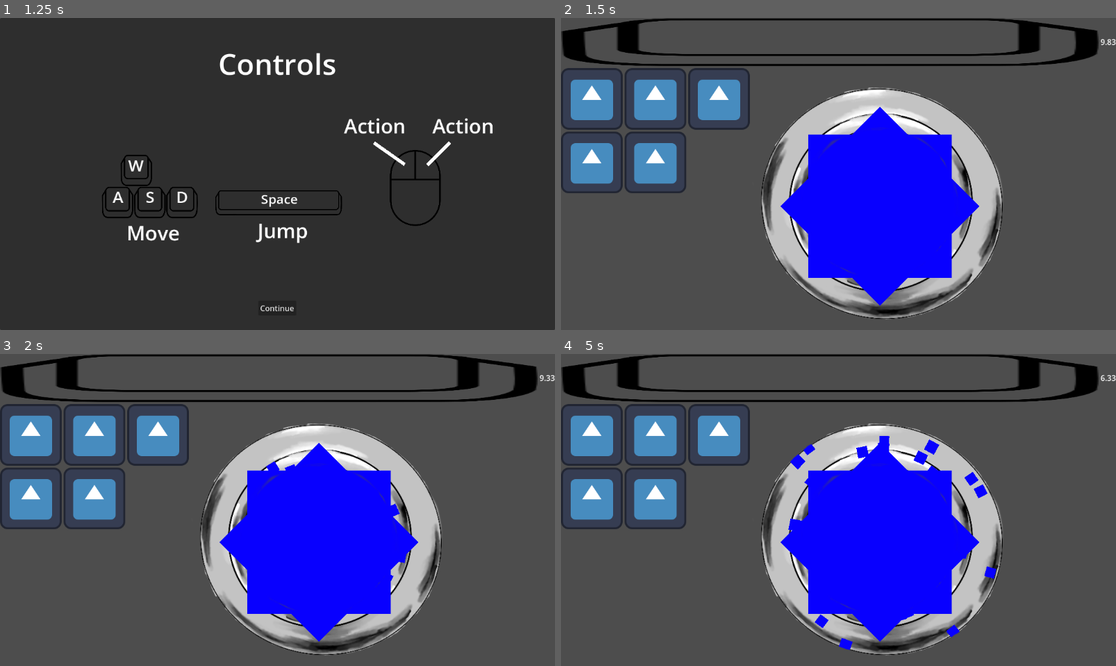
Above: before the commit, frames 1-4 (two rows, left to right).
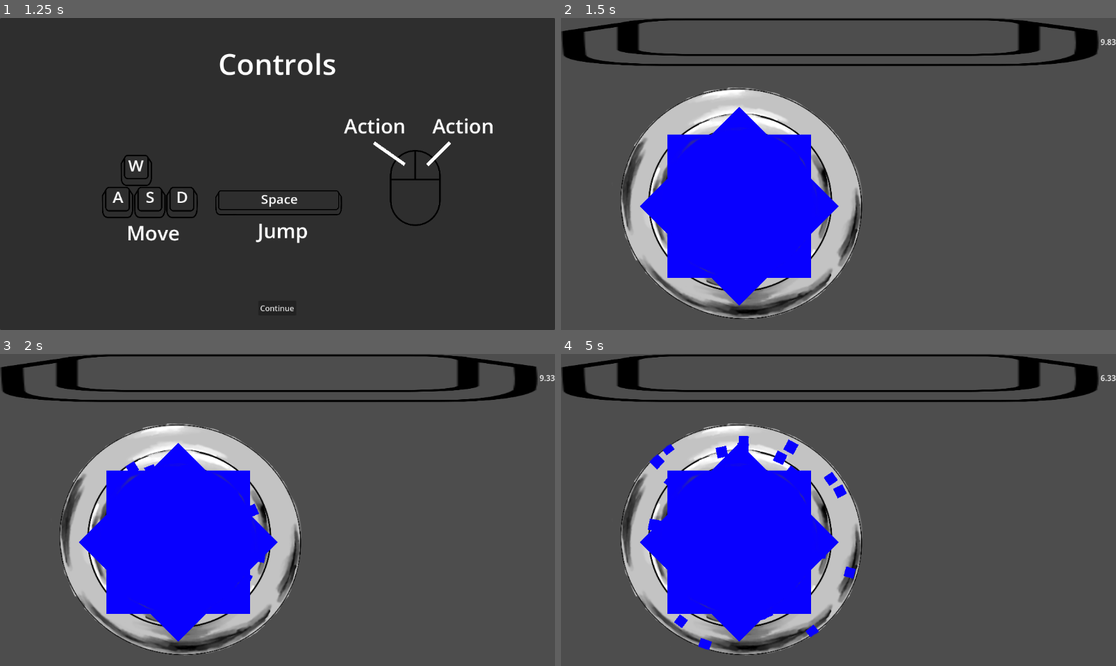
Above: after the commit, the same moments.

Repository: KIT-GameJam/Firework-Craft
Game: Godot game, scene res://gamemanager/gamemanager.tscn
Two runs of this game, one before a commit and one after it. Both use one fixed random seed, a clock stepped at 60 frames per second and the inputs below. The engine's default icon, where the game draws it, is replaced by a stand-in: a white triangle on a blue panel in a dark square.
Inputs (mouse positions are in pixels of both pictures, inside the frame that each line leads up to):
- Up to frame 1 (1.25 s): click "Start" at 0.5 s
- Up to frame 2 (1.5 s): click "Continue" at 1.25 s
- Up to frame 3 (2 s): no input
- Up to frame 4 (5 s): tap Enter at 2 s; move the mouse to (866, 510) at 2.02 s; hold W (move_up) from 2.03 s (still down); move the mouse to (810, 510) at 2.77 s; move the mouse to (849, 503) at 3.52 s; move the mouse to (832, 516) at 4.27 s

Frame 1 is identical in both runs. In frame 2, 44% of the frame differs, in the area x 0-80%, y 16-97%; in frame 3, 44%; in frame 4, 44%.

Commit message:
mouse is visible

Diff:
--- a/entities/Ingredients/abstractIngredient.gd
+++ b/entities/Ingredients/abstractIngredient.gd
@@ -17,3 +17,6 @@
 	set_drag_preview(preview)
 	# Return resource as drag data
 	return resourceData;
+
+func mouse_entered() -> void:
+	print("grab")
--- a/entities/Ingredients/abstractIngredient.tscn
+++ b/entities/Ingredients/abstractIngredient.tscn
@@ -1,11 +1,10 @@
 [gd_scene load_steps=2 format=3 uid="uid://d5ph0vlkp1tu"]
 
-[ext_resource type="Texture2D" uid="uid://ctem8rfvq44vw" path="res://textures/placeholder.png" id="1_21ln5"]
+[ext_resource type="Script" uid="uid://dng7n4had58ry" path="res://entities/Ingredients/abstractIngredient.gd" id="1_8uneu"]
 
-[node name="AbstractResourceObject" type="Node2D"]
-
-[node name="TextureRect" type="TextureRect" parent="."]
-texture_filter = 1
+[node name="AbstractResourceObject" type="TextureRect"]
 offset_right = 261.0
 offset_bottom = 261.0
-texture = ExtResource("1_21ln5")
+script = ExtResource("1_8uneu")
+
+[connection signal="mouse_entered" from="." to="." method="mouse_entered"]
--- /dev/null
+++ b/entities/Ingredients/banana_ingredient.tscn
@@ -0,0 +1,8 @@
+[gd_scene load_steps=3 format=3 uid="uid://bhnbko3x404ly"]
+
+[ext_resource type="PackedScene" uid="uid://d5ph0vlkp1tu" path="res://entities/Ingredients/abstractIngredient.tscn" id="1_3kl3t"]
+[ext_resource type="Texture2D" uid="uid://ctem8rfvq44vw" path="res://textures/placeholder.png" id="2_sw8pi"]
+
+[node name="AbstractResourceObject" instance=ExtResource("1_3kl3t")]
+texture = ExtResource("2_sw8pi")
+texture = ExtResource("2_sw8pi")
--- a/gamemanager/gamemanager.gd
+++ b/gamemanager/gamemanager.gd
@@ -4,7 +4,10 @@
 ## Use this when you have only one level
 @export var main_level: PackedScene
 ## Whether the mouse should be captured while in a level
-@export var is_mouse_captured_in_level: bool = true
+@export var is_mouse_captured_in_level: bool = true:
+	set(value):
+		is_mouse_captured_in_level = value
+		InputManager.capture_mouse_ingame = value
 
 @export_subgroup("Level Loading")
 ## Whether your game contains multiple levels.
--- a/levels/main_level.gd
+++ b/levels/main_level.gd
@@ -12,7 +12,12 @@
 
 func _ready() -> void:
 	print("Start Level")
+	Input.set_mouse_mode(Input.MOUSE_MODE_VISIBLE)
 	%Timer.start(daylength)
+
+func _input(event:InputEvent) -> void:
+	if event is InputEventMouseButton and event.pressed:
+		print("click")
 
 func _process(_delta: float) -> void:
 	%TimerLabel.text = str(snapped(%Timer.time_left,0.01))
--- a/levels/main_level.tscn
+++ b/levels/main_level.tscn
@@ -1,8 +1,8 @@
 [gd_scene load_steps=6 format=3 uid="uid://cyfvcuxi210mg"]
 
-[ext_resource type="Script" path="res://levels/main_level.gd" id="1_ilwad"]
-[ext_resource type="Texture2D" uid="uid://dkgp7tccxyyxc" path="res://icon.svg" id="2_0vhbo"]
+[ext_resource type="Script" uid="uid://23td8m5q5kxt" path="res://levels/main_level.gd" id="1_ilwad"]
 [ext_resource type="Texture2D" uid="uid://bugrq8paq2d7t" path="res://textures/Keycap.svg" id="2_55n5f"]
+[ext_resource type="PackedScene" uid="uid://bhnbko3x404ly" path="res://entities/Ingredients/banana_ingredient.tscn" id="3_wg11f"]
 [ext_resource type="PackedScene" uid="uid://c03f4e3i006pp" path="res://entities/flask/flask.tscn" id="4_55n5f"]
 [ext_resource type="PackedScene" uid="uid://mr0nop6jx4b2" path="res://entities/flask/particles.tscn" id="5_wg11f"]
 
@@ -54,30 +54,20 @@
 size_flags_vertical = 3
 columns = 3
 
-[node name="ColorRect" type="TextureRect" parent="VBoxContainer/HBoxContainer2/IngredientTable"]
+[node name="AbstractResourceObject6" parent="VBoxContainer/HBoxContainer2/IngredientTable" instance=ExtResource("3_wg11f")]
 layout_mode = 2
-size_flags_horizontal = 4
-texture = ExtResource("2_0vhbo")
 
-[node name="ColorRect2" type="TextureRect" parent="VBoxContainer/HBoxContainer2/IngredientTable"]
+[node name="AbstractResourceObject" parent="VBoxContainer/HBoxContainer2/IngredientTable" instance=ExtResource("3_wg11f")]
 layout_mode = 2
-size_flags_horizontal = 4
-texture = ExtResource("2_0vhbo")
 
-[node name="ColorRect3" type="TextureRect" parent="VBoxContainer/HBoxContainer2/IngredientTable"]
+[node name="AbstractResourceObject2" parent="VBoxContainer/HBoxContainer2/IngredientTable" instance=ExtResource("3_wg11f")]
 layout_mode = 2
-size_flags_horizontal = 4
-texture = ExtResource("2_0vhbo")
 
-[node name="ColorRect4" type="TextureRect" parent="VBoxContainer/HBoxContainer2/IngredientTable"]
+[node name="AbstractResourceObject3" parent="VBoxContainer/HBoxContainer2/IngredientTable" instance=ExtResource("3_wg11f")]
 layout_mode = 2
-size_flags_horizontal = 4
-texture = ExtResource("2_0vhbo")
 
-[node name="ColorRect5" type="TextureRect" parent="VBoxContainer/HBoxContainer2/IngredientTable"]
+[node name="AbstractResourceObject4" parent="VBoxContainer/HBoxContainer2/IngredientTable" instance=ExtResource("3_wg11f")]
 layout_mode = 2
-size_flags_horizontal = 4
-texture = ExtResource("2_0vhbo")
 
 [node name="Flask" parent="VBoxContainer/HBoxContainer2" instance=ExtResource("4_55n5f")]
 clip_children = 2
